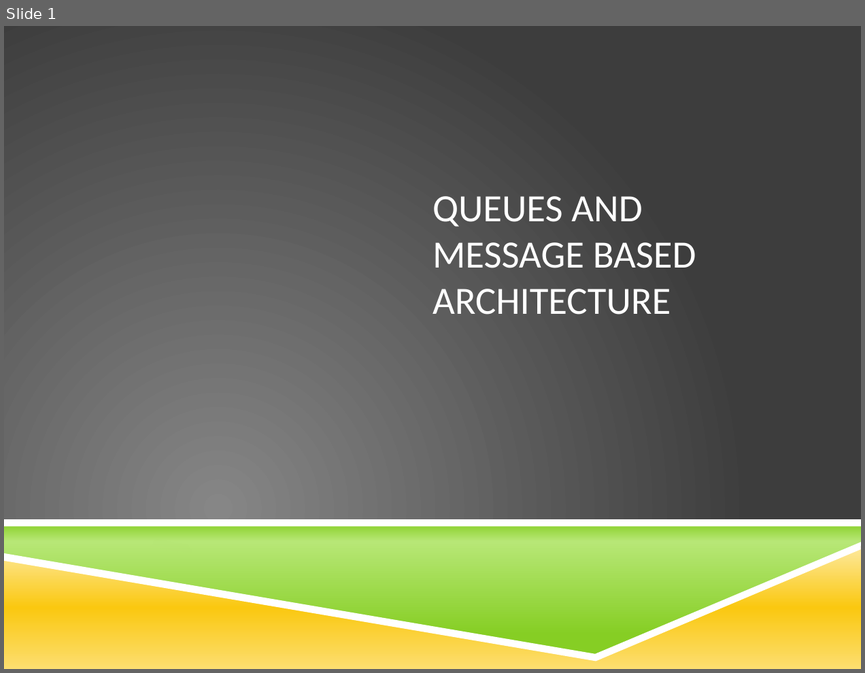
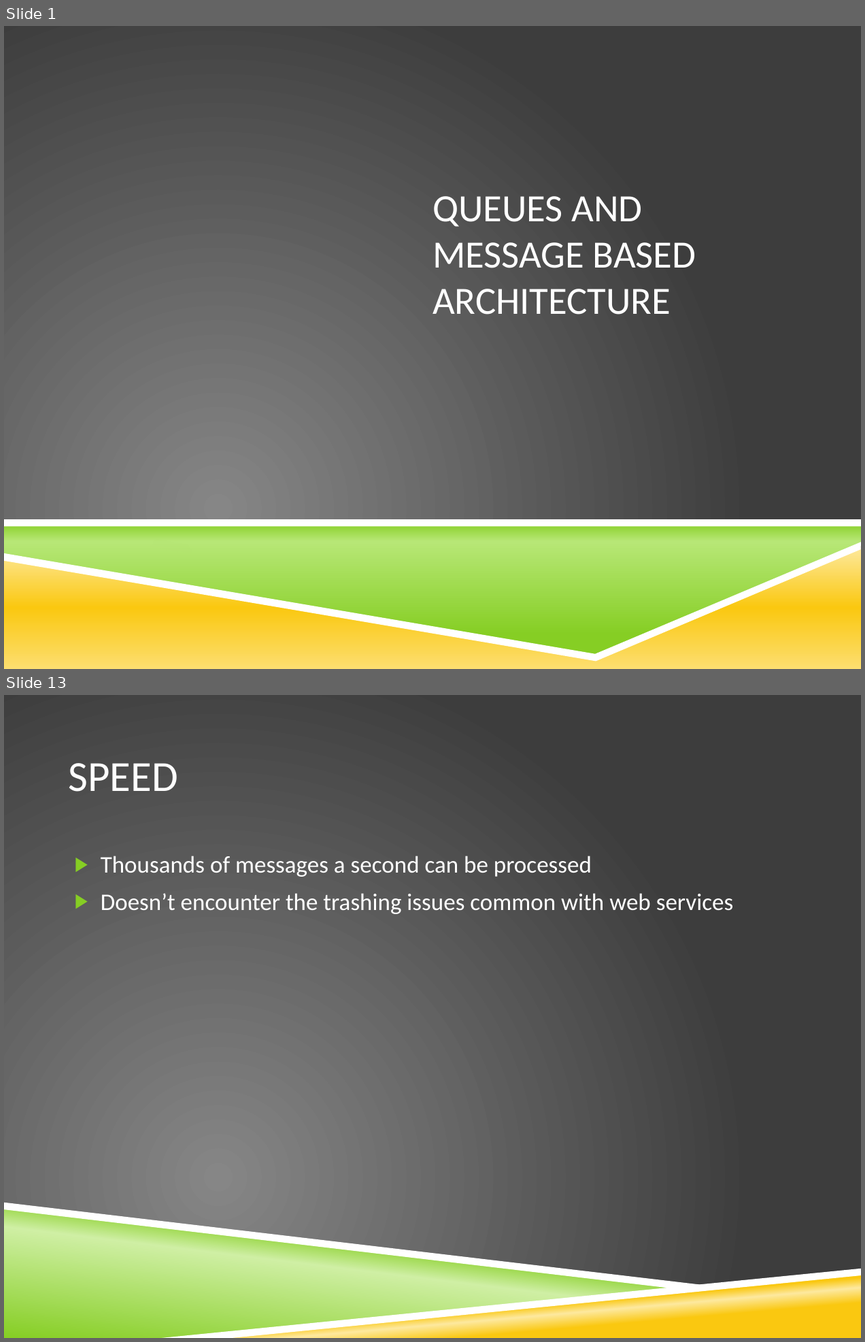
Before and after one commit to stimms/Queues, a slide deck: Queues and message based architecture.pptx. Shown one above the other, each under a label of ours: slide 1 before the commit, slides 1 and 13 after it; the slides between them are not shown. The pictures are 865x673 and 865x1342 pixels, drawn with LibreOffice and Linux fonts; fonts in the diff are those of the drawing; background and template pictures are left out. Boxes give left, top, right and bottom in pixels: in the first picture for what was removed or moved away, otherwise in the second. Text is boxed around its words. In the diff, an @@ line names an element or a change of style, - is before the commit and + after.

```diff
--- a/Queues and message based architecture.pptx
+++ b/Queues and message based architecture.pptx
@@ slide 13 added at bbox=[4, 695, 861, 1338], background picture (left out) @@
@@ title added at bbox=[68, 763, 178, 792], 36 pt, text #FFFFFF @@
+SPEED
@@ text added at bbox=[101, 855, 734, 914], 20 pt, text #FFFFFF @@
+▶ Thousands of messages a second can be processed
+▶ Doesn’t encounter the trashing issues common with web services
@@ freeform shape added at bbox=[4, 1202, 717, 1289], fill #FFFFFF @@
@@ freeform shape added at bbox=[4, 1206, 683, 1338], fill gradient #86CE24 to #CFEFA4 @@
@@ freeform shape added at bbox=[162, 1268, 861, 1338], fill #FFFFFF @@
@@ freeform shape added at bbox=[173, 1271, 861, 1338], fill gradient #FAC810 to #FDE99F @@
```
Also in this commit, not shown: 14 other slides added, 1 slide removed, 4 other files.
